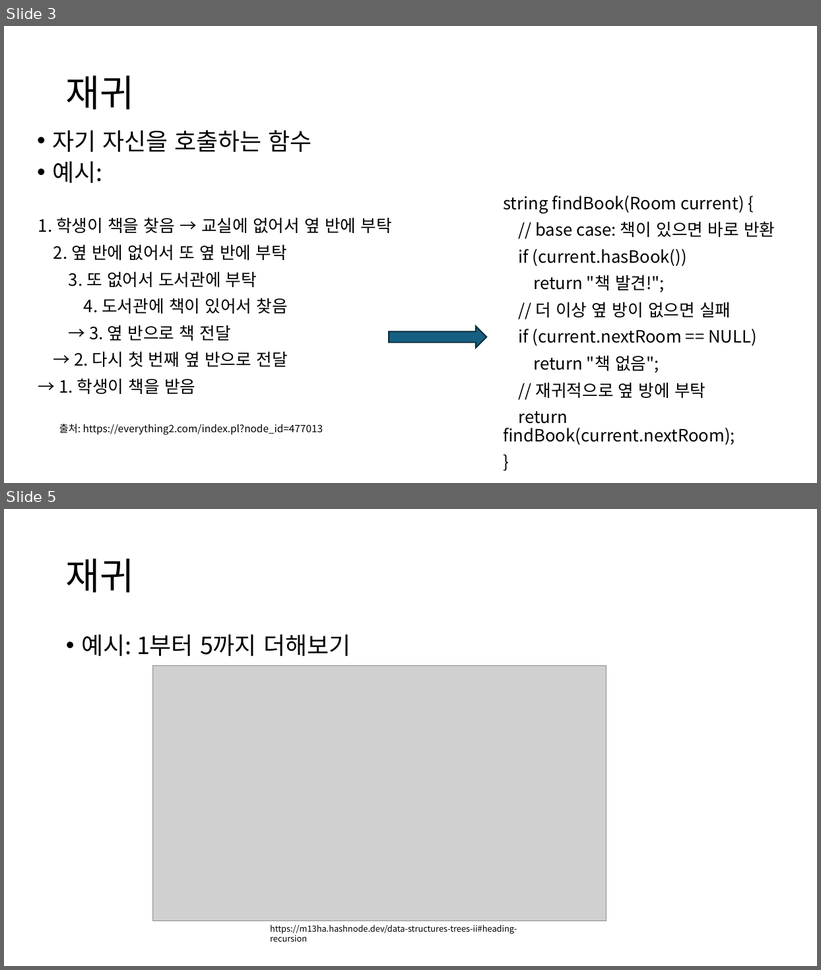
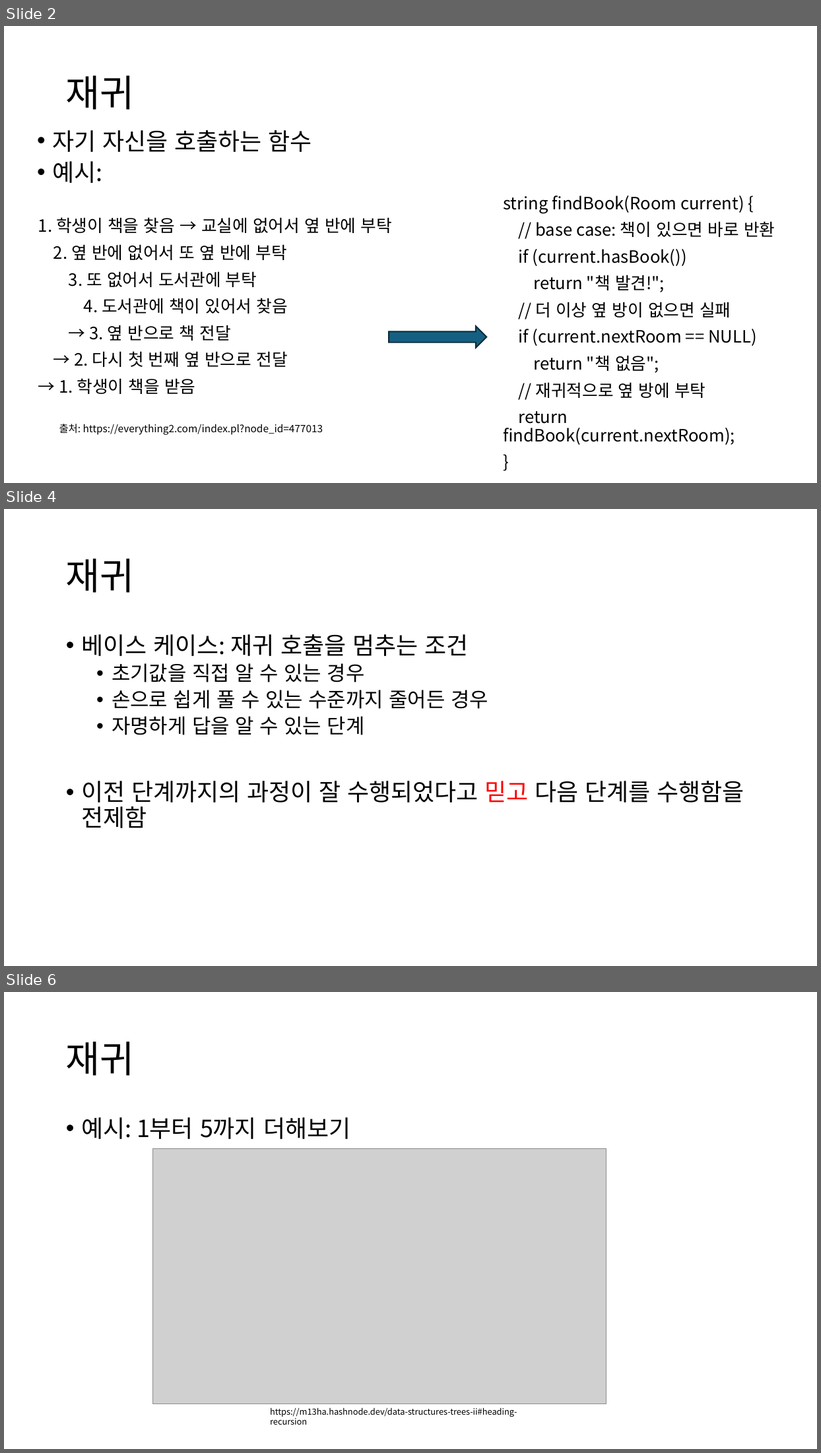
Before and after one commit to Cappucciyes/ICTS-Study-2025-02, a slide deck: 자구&알고 스터디 2주차.pptx. Shown one above the other, each under a label of ours: slides 3 and 5 before the commit, slides 2, 4 and 6 after it; the slides between them are not shown. The pictures are 821x970 and 821x1453 pixels, drawn with LibreOffice and Linux fonts; fonts in the diff are those of the drawing; grey boxes stand for pictures. Boxes give left, top, right and bottom in pixels: in the first picture for what was removed or moved away, otherwise in the second. Text is boxed around its words. In the diff, an @@ line names an element or a change of style, - is before the commit and + after.

```diff
--- a/자구&알고 스터디 2주차.pptx
+++ b/자구&알고 스터디 2주차.pptx
@@ slide 4 added at bbox=[4, 509, 817, 966], background #FFFFFF @@
@@ title added at bbox=[66, 559, 135, 593], 44 pt, text #000000 @@
+재귀
@@ text added at bbox=[81, 634, 745, 828], 28 pt, text #000000 @@
+• 베이스 케이스: 재귀 호출을 멈추는 조건
+  • 초기값을 직접 알 수 있는 경우
+  • 손으로 쉽게 풀 수 있는 수준까지 줄어든 경우
+  • 자명하게 답을 알 수 있는 단계
+• 이전 단계까지의 과정이 잘 수행되었다고 믿고 다음 단계를 수행함을 전제함
@@ what was slide 3 is now slide 2 @@
@@ what was slide 5 is now slide 6 @@
```
Also in this commit, not shown: 5 slides changed, 5 other slides added, 1 slide removed, 4 other files.
